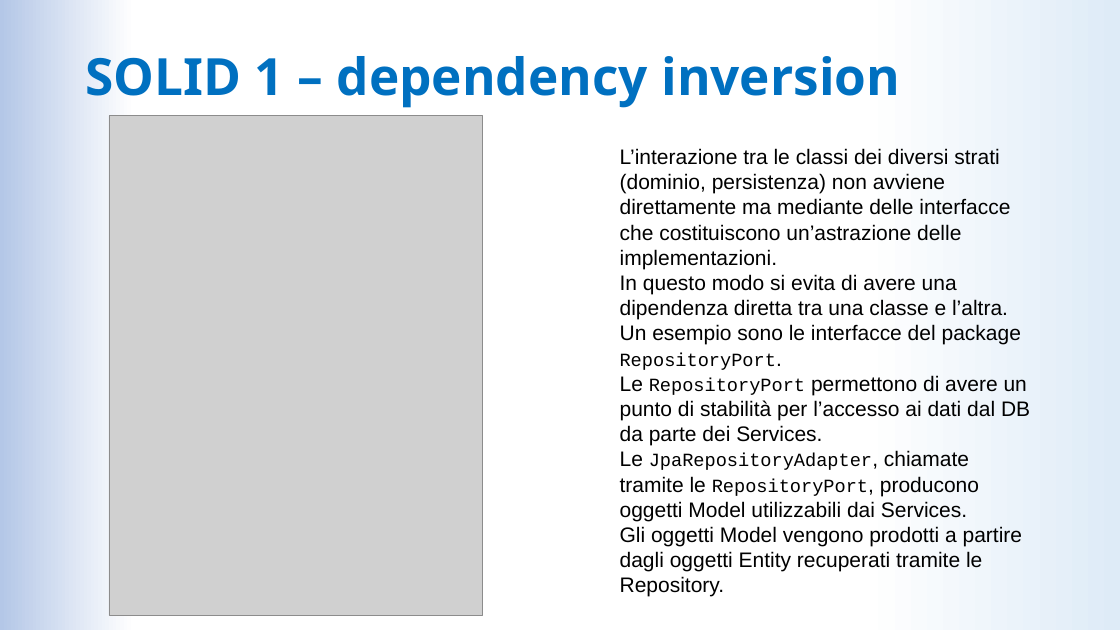
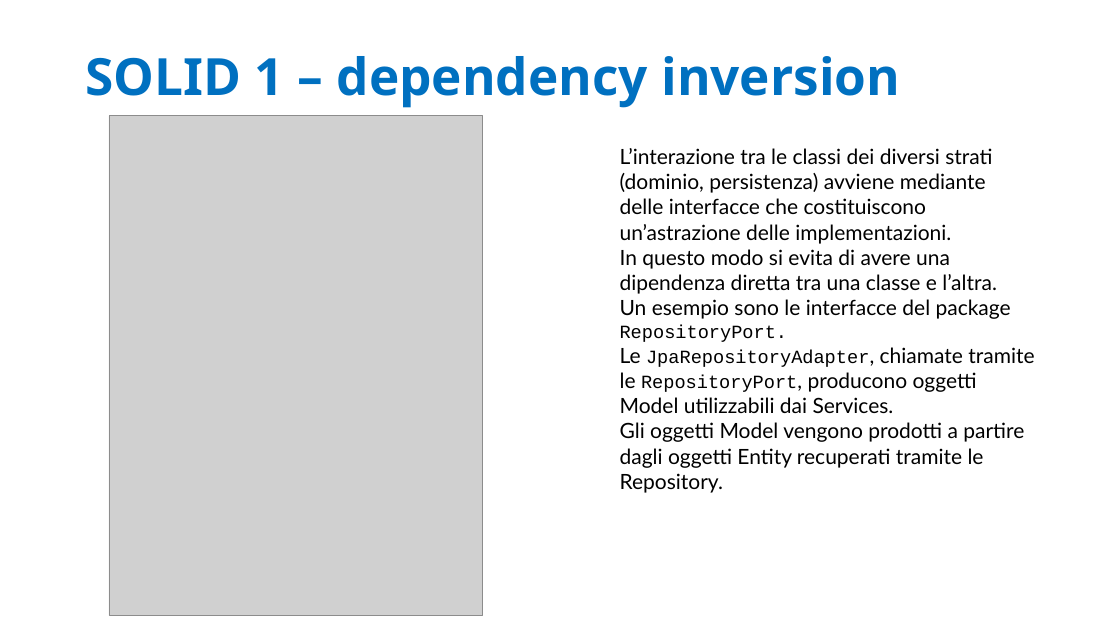
Before and after one commit to LDolzanelli/progettoIngegneria, a slide deck: slide 11 of doc/Presentazione/Presentazione_ingsw_parteB.pptx. Drawn at 1120x630 pixels with LibreOffice and Linux fonts; fonts in the diff are those of the drawing; grey boxes stand for pictures. Boxes give left, top, right and bottom in pixels: in the first picture for what was removed or moved away, otherwise in the second. Text is boxed around its words. In the diff, an @@ line names an element or a change of style, - is before the commit and + after.

```diff
--- a/doc/Presentazione/Presentazione_ingsw_parteB.pptx
+++ b/doc/Presentazione/Presentazione_ingsw_parteB.pptx
@@ background gradient #DEEBF7 to #FFFFFF to #B4C7E7 to #FFFFFF @@
@@ text at bbox=[620, 148, 992, 244]: text changed; font Arial to Lato @@
-L’interazione tra le classi dei diversi strati (dominio, persistenza) non avviene direttamente ma mediante delle interfacce che costituiscono un’astrazione delle implementazioni.
+L’interazione tra le classi dei diversi strati (dominio, persistenza) avviene mediante delle interfacce che costituiscono un’astrazione delle implementazioni.
@@ text at bbox=[620, 249, 1034, 493]: font Arial to Lato in "In questo modo si evita di avere ...", "Un esempio sono le interfacce del package", "Le JpaRepositoryAdapter, chiamate tramite le RepositoryPort, ...", "Gli oggetti Model vengono prodotti a partire ..."; size 18 to 16 pt, font Arial to Courier New in "RepositoryPort." @@
@@ text at bbox=[620, 375, 1030, 446]: paragraph removed @@
-Le RepositoryPort permettono di avere un punto di stabilità per l’accesso ai dati dal DB da parte dei Services.
```
Also in this commit, not shown: 27 other slides changed, 1 other file.
